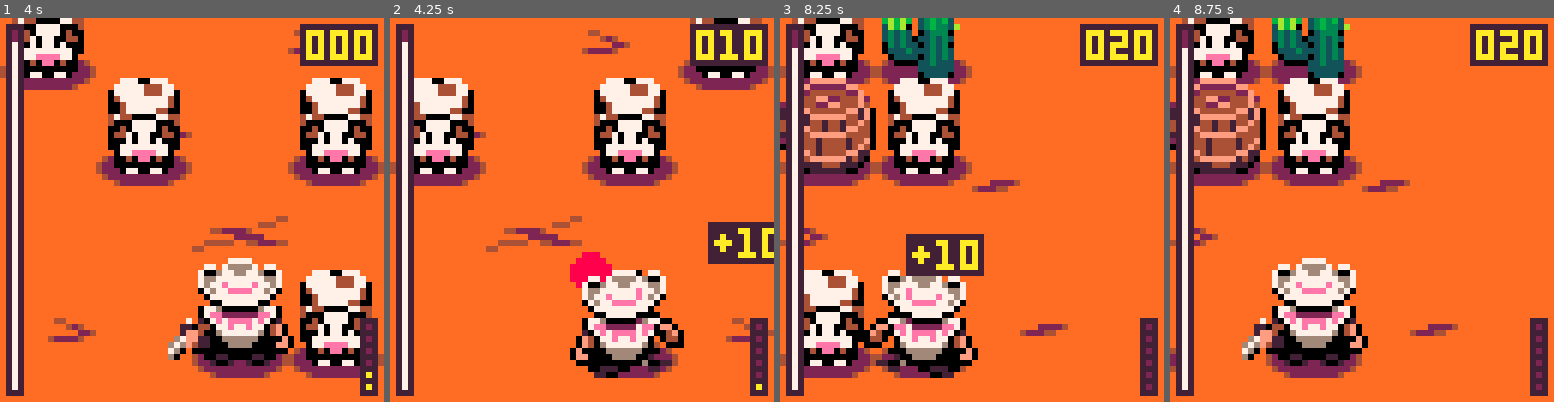
Above: before the commit, frames 1-4 (left to right).
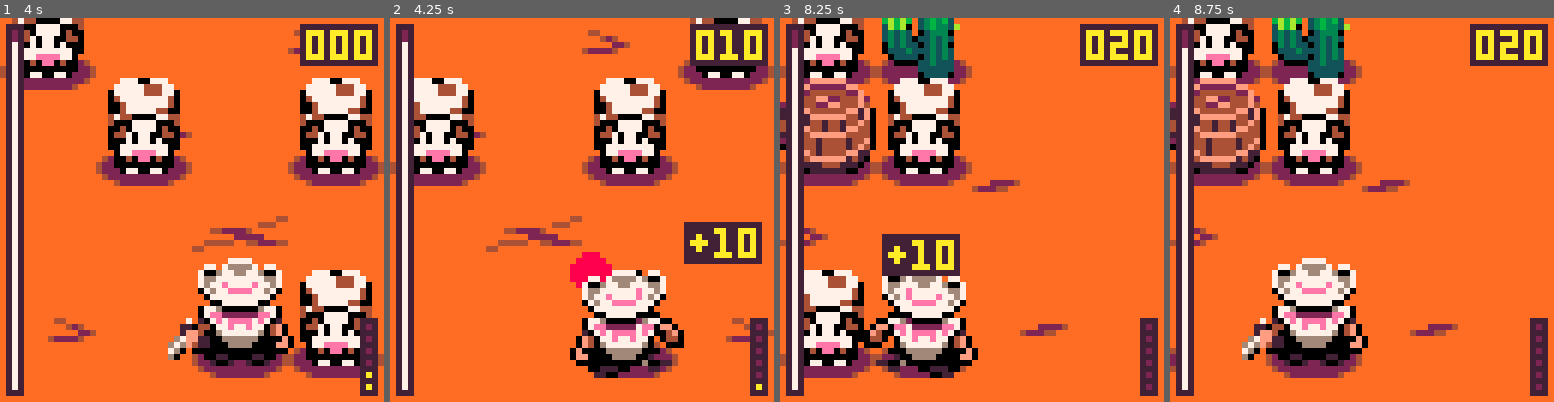
Above: after the commit, the same moments.

Repository: david-fletcher/lowrezjam2023
Game: PICO-8 cartridge lowrezjam2023.p8
The game is run twice, just before and just after one commit, with the same random seed, the same clock (stepped at 60 frames per second) and the same inputs.
Inputs:
- Up to frame 1 (4 s): tap X (X key) at 0.33, 1.07, 1.85, 2.97 s; tap O (Z key) at 0.7, 1.7, 2.1, 2.5, 2.9, 3.3, 3.7 s; hold Right 1.6-2.1 s; hold Up 2.15-2.42 s; hold Right 2.47-3.03 s; hold Left 3.08-3.58 s; hold Down 3.63-3.97 s
- Up to frame 2 (4.25 s): hold Right from 4.02 s (still down); tap X (X key) at 4.08 s; tap O (Z key) at 4.1 s
- Up to frame 3 (8.25 s): tap O (Z key) every 0.4 s from 4.5 to 8.1 s; release Right at 4.68 s; hold Up 4.73-5.03 s; hold Left 5.08-5.68 s; tap X (X key) at 5.2, 6.32, 7.43 s; hold Down 5.73-6.03 s; hold Right 6.08-6.58 s; hold Right 6.63-7.13 s; hold Up 7.18-7.45 s; hold Right 7.5-8.07 s; hold Left from 8.12 s (still down)
- Up to frame 4 (8.75 s): tap O (Z key) at 8.5 s; tap X (X key) at 8.55 s; release Left at 8.62 s; hold Down from 8.67 s (still down)

Frame 1 is identical in both runs. In frame 2, 1.4% of the frame differs, in the area x 76-100%, y 53-65%; in frame 3, 1.8%, in the area x 26-54%, y 56-68%; in frame 4, nothing differs.

Commit message:
Add x offset to point particle

Diff:
--- a/lowrezjam2023.p8
+++ b/lowrezjam2023.p8
@@ -1107,11 +1107,12 @@
  -- point particle setup
  local particle = {}
  particle.coroutine = cocreate(function()
+  local x_offset = -4
   local y = 2
   local point_str = "+"..num
   while (y != 15) do
    y = lerp(y, 15, 0.2)
-   local actualx = screenx + (#point_str*2)
+   local actualx = screenx + (#point_str*2) + x_offset
    local actualy = screeny - y + 8
    rectfill(actualx-1, actualy-1, actualx+(#point_str*4)-1, actualy+5, 5)
    print(point_str, actualx, actualy, 10)
